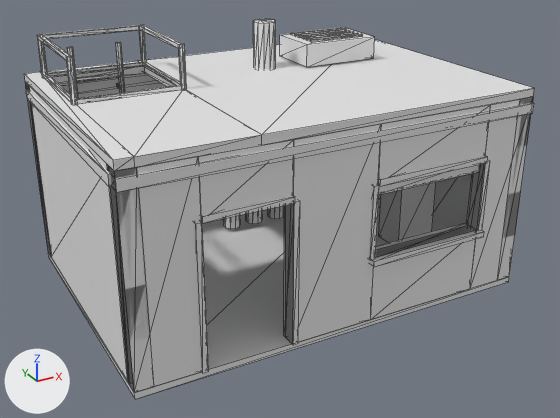
Renders of the OBJ model assets/tts/faultline-first-ruin-r1/pump-house-roof.obj from each side of a commit.
Camera for both pictures: a 50 mm camera at (-4.55, -8.52, 5.15) aimed at (-0.04, -0.31, 1.05). Every picture has the same lights, and +X, +Y and +Z are marked at lower left. The first picture is the older version. Mesh edges are drawn as thin lines. Where no turn or scale is listed for an object, it has been applied to the vertices.

Objects in the first picture: 'pump-house-roof'.
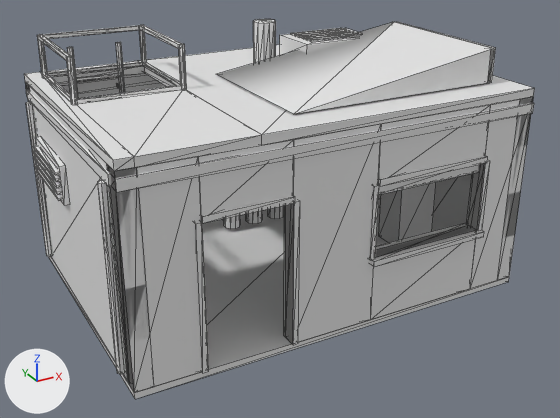
The change, as a list of edits to the scene's bpy script:
```text
Change me_pump_house_roof:
    used by ob_pump_house_roof; location = (0.0, 0.0, 0.0)
    verts and faces of me_pump_house_roof; kept vertices keep their numbers, new ones are numbered from 710
    remove me_pump_house_roof.from_pydata(...)  # 710 vertices, 1204 faces; spans x -2.67..2.73, y -1.95..1.9, z 0.0..3.3
    add me_pump_house_roof.from_pydata(...)  # 800 vertices, 1340 faces; spans x -2.76..2.73, y -1.95..1.9, z 0.0..3.3
    me_pump_house_roof part 1: a new loose piece, a 7-sided cylinder along z spanning x -2.736..-2.634, y 1.528..1.627, z 0.18..2.38
    me_pump_house_roof part 2: a new loose piece, a 7-sided cylinder along z spanning x -2.736..-2.634, y -1.622..-1.523, z 0.18..2.38
    me_pump_house_roof part 3: a new loose piece, a box spanning x -2.714..-2.639, y 0.13..1.37, z 1.49..1.98
    me_pump_house_roof part 4: a new loose piece, a box spanning x -2.759..-2.699, y 0.2..1.3, z 1.53..1.56
    me_pump_house_roof part 5: a new loose piece, a box spanning x -2.759..-2.699, y 0.2..1.3, z 1.612..1.642
    me_pump_house_roof part 6: a new loose piece, a box spanning x -2.759..-2.699, y 0.2..1.3, z 1.694..1.724
    me_pump_house_roof part 7: a new loose piece, a box spanning x -2.759..-2.699, y 0.2..1.3, z 1.776..1.806
    me_pump_house_roof part 8: a new loose piece, a box spanning x -2.759..-2.699, y 0.2..1.3, z 1.858..1.888
    me_pump_house_roof part 9: a new loose piece, a box spanning x 2.27..2.341, y -1.462..0.563, z 2.71..3.14
    me_pump_house_roof part 10
    add verts[710] = (-0.5, -1.46, 2.71)  # pixel (293, 114)
    add verts[711] = (2.31, -1.46, 3.14)  # pixel (493, 48)
    add verts[712] = (2.31, 0.56, 3.14)  # pixel (394, 21)
    add verts[713] = (-0.5, 0.56, 2.71)  # pixel (215, 74)
    add verts[714] = (2.31, 0.56, 2.71)
    add verts[715] = (2.31, -1.46, 2.71)  # pixel (489, 82)
    add faces += [(710, 711, 712), (710, 712, 713), (712, 713, 714), (710, 715, 711)]
```

Location of each change, (x1, y1, x2, y2) in pixels of the pictures (560 x 418 px):
part 1 of me_pump_house_roof, added: after (26, 102, 53, 256)
part 2 of me_pump_house_roof, added: after (98, 180, 125, 374)
part 3 of me_pump_house_roof, added: after (35, 136, 70, 205)
part 4 of me_pump_house_roof, added: after (37, 169, 62, 201)
part 5 of me_pump_house_roof, added: after (36, 164, 61, 194)
part 6 of me_pump_house_roof, added: after (35, 158, 61, 188)
part 7 of me_pump_house_roof, added: after (35, 152, 60, 182)
part 8 of me_pump_house_roof, added: after (34, 145, 59, 175)
part 9 of me_pump_house_roof, added: after (393, 22, 496, 83)
part 10 of me_pump_house_roof, added: after (216, 22, 493, 114)
